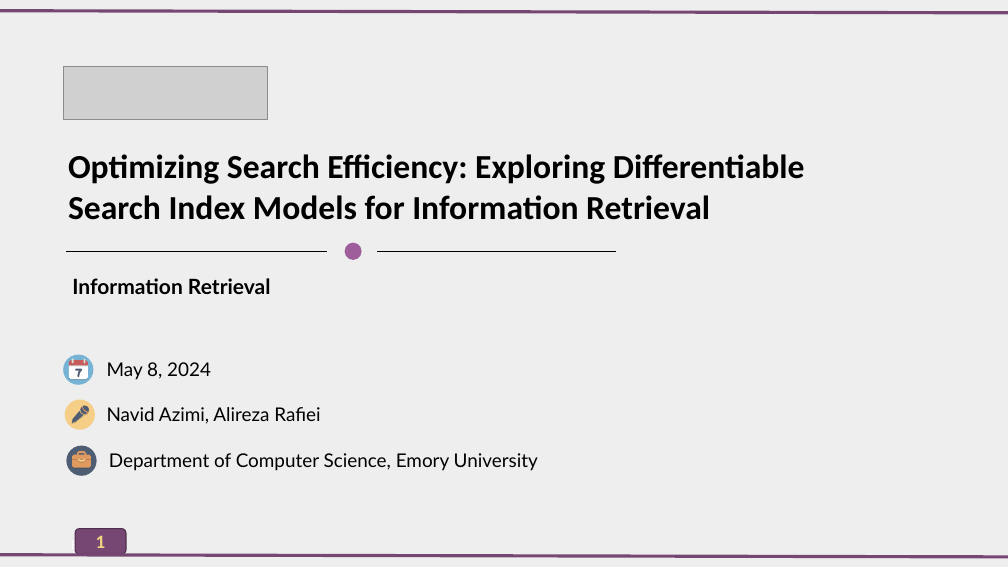
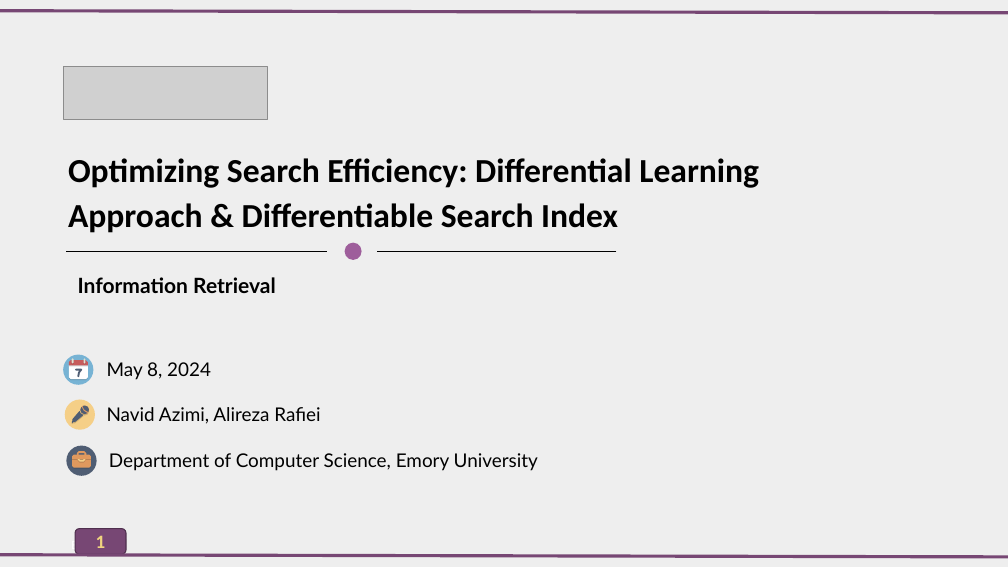
Before and after one commit to AlirezaAccelerates/IR_DSI_project, a slide deck: slide 1 of D/[P] Information Retrieval Project.pptx. Drawn at 1008x567 pixels with LibreOffice and Linux fonts; fonts in the diff are those of the drawing; grey boxes stand for pictures. Boxes give left, top, right and bottom in pixels: in the first picture for what was removed or moved away, otherwise in the second. Text is boxed around its words. In the diff, an @@ line names an element or a change of style, - is before the commit and + after.

```diff
--- a/D/[P] Information Retrieval Project.pptx
+++ b/D/[P] Information Retrieval Project.pptx
@@ text at <box>68,158,759,233</box>: text changed @@
-Optimizing Search Efficiency: Exploring Differentiable Search Index Models for Information Retrieval
+Optimizing Search Efficiency: Differential Learning Approach & Differentiable Search Index
@@ text "Information Retrieval": place and size @@
-text "Information Retrieval" at <box>72,278,271,294</box>
+text "Information Retrieval" at <box>78,277,276,293</box>
```
Also in this commit, not shown: 8 other slides changed, 1 other file.
